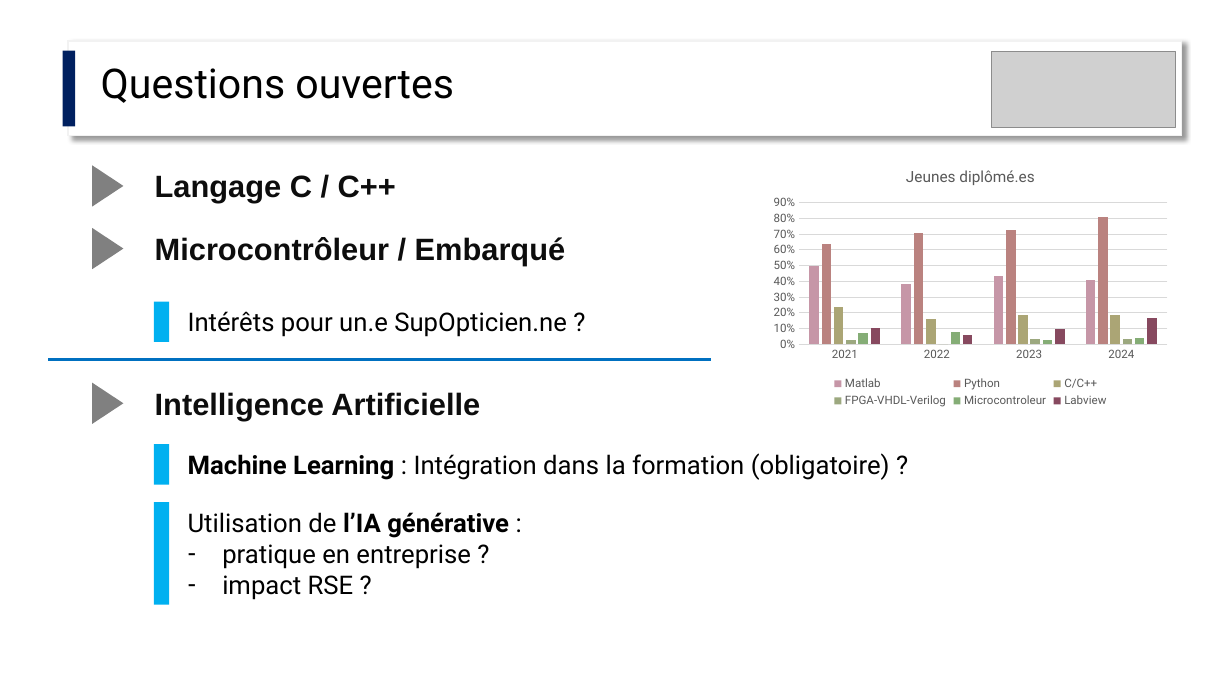
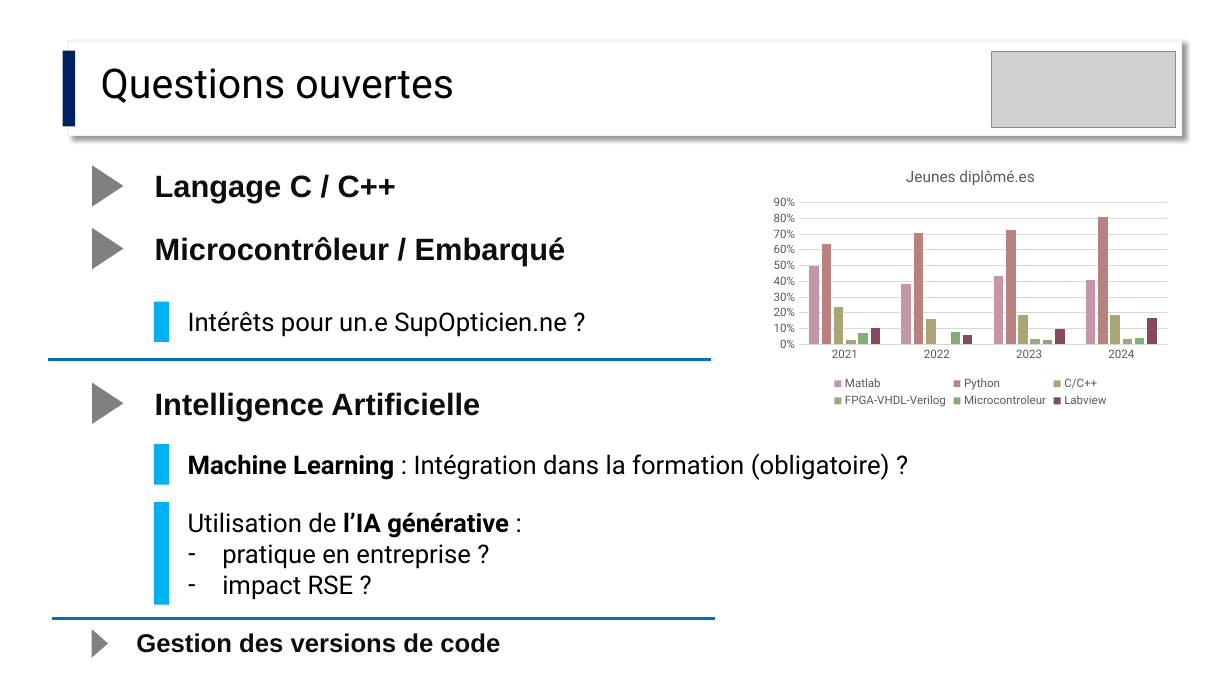
Before and after one commit to jvillemejane/jvillemejane, a slide deck: slide 18 of Presentations/2024_COPERF_Informatique.pptx. Drawn at 1232x693 pixels with LibreOffice and Linux fonts; fonts in the diff are those of the drawing; grey boxes stand for pictures. Boxes give left, top, right and bottom in pixels: in the first picture for what was removed or moved away, otherwise in the second. Text is boxed around its words. In the diff, an @@ line names an element or a change of style, - is before the commit and + after.

```diff
--- a/Presentations/2024_COPERF_Informatique.pptx
+++ b/Presentations/2024_COPERF_Informatique.pptx
@@ line added from (52, 619) to (715, 619), #0070C0 2.25 pt @@
@@ triangle added at [91,630,108,659], fill #808080 @@
@@ text added at [136,633,500,653], 20 pt, text #0D0D0D, bold @@
+Gestion des versions de code
```
Also in this commit, not shown: 1 other slide changed, 2 other files.
